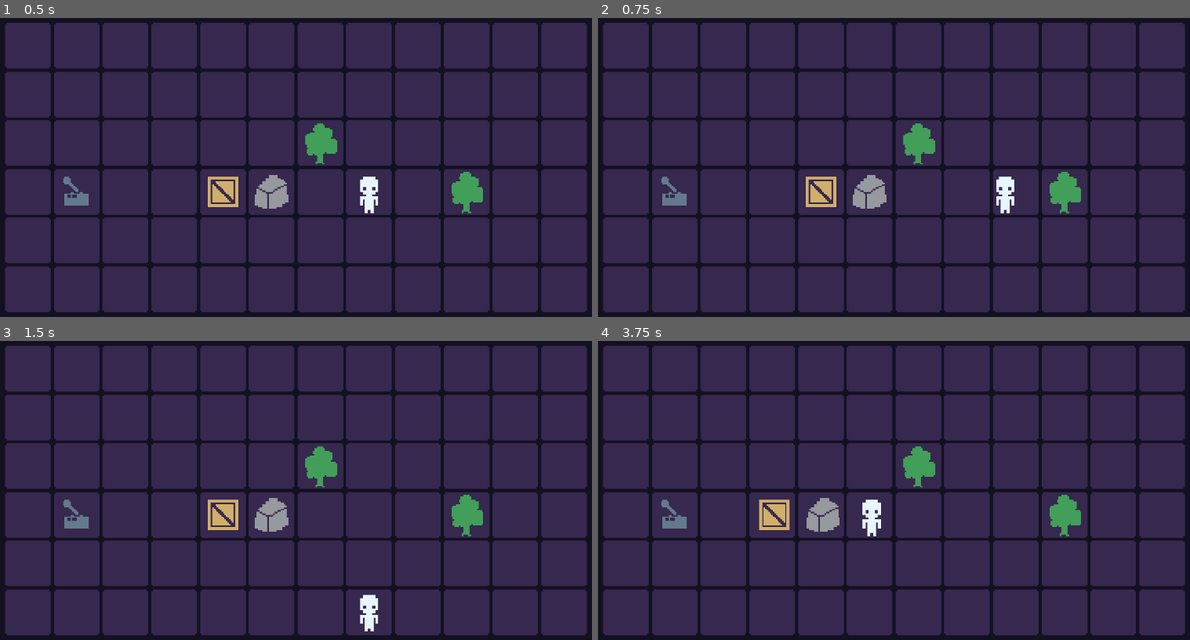
Above: before the commit, frames 1-4 (two rows, left to right).
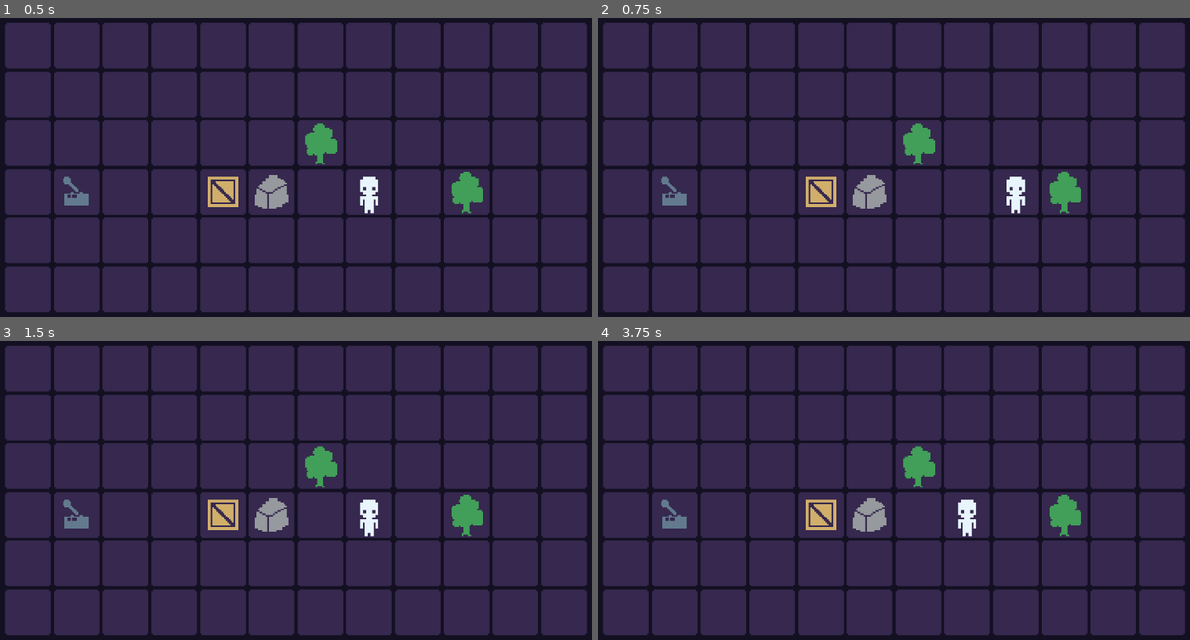
Above: after the commit, the same moments.

Repository: WhoStoleMyCoffee/ComponentsDemo
Game: Godot game, scene res://Scenes/Levels/test_level.tscn
Same seed, same stepped clock (60 frames per second), same inputs: the game is played once before the commit and once after it.
Inputs:
- Up to frame 1 (0.5 s): no input
- Up to frame 2 (0.75 s): tap Enter at 0.5, 0.6 s; hold D (right) from 0.53 s (still down)
- Up to frame 3 (1.5 s): tap R (reset) at 1.25 s; release D (right) at 1.28 s; hold S (down) from 1.28 s (still down); tap Tab at 1.35 s
- Up to frame 4 (3.75 s): tap R (reset) at 2, 2.75, 3.5 s; release S (down) at 2.03 s; hold D (right) 2.03-2.78 s; tap Enter at 2.1, 3.6 s; hold W (up) 2.78-3.53 s; tap Tab at 2.85 s; hold A (left) from 3.53 s (still down)

Frame 1 is identical in both runs. In frame 2, 0.4% of the frame differs, in the area x 67-73%, y 53-66%; in frame 3, 0.6%; in frame 4, 1.8%, in the area x 27-64%, y 52-66%.
Error after the commit: Cannot call method 'set_input_as_handled' on a null value. (res://Scenes/Levels/level.gd:11)

Commit message:
Refactor for vid

Diff:
--- a/Components/interactable_component.gd
+++ b/Components/interactable_component.gd
@@ -1,19 +1,26 @@
 class_name InteractableComponent extends Node
 
+## Emitted when this object was just interacted with
+## See func interact()
 signal just_interacted(interacted_by: GridObject)
 
+# In case we may want to disable it
 @export var is_enabled: bool = true
 
 
 func _enter_tree() -> void:
-	# Make `owner` just a shorthand for `get_parent()`
-	owner = get_parent() as GridObject
-	owner.set_meta(&"InteractableComponent", self)
+	# This component can only be a chld of GridObjects
+	assert(owner is GridObject)
+	owner.set_meta(&"InteractableComponent", self) # Register
 
 func _exit_tree() -> void:
-	owner.remove_meta(&"InteractableComponent")
+	owner.remove_meta(&"InteractableComponent") # Unregister
 
 
+# Let's just have another node handle interactions to keep things simple
+# More specialized behavior can also be implemented
+#  E.g. `BreakableComponent (extends InteractableComponent)`
+# See also func move() in player.gd
 func interact(interacted_by: GridObject):
 	if !is_enabled:
 		return
--- a/Components/pushable_component.gd
+++ b/Components/pushable_component.gd
@@ -1,50 +1,65 @@
 class_name PushableComponent extends Node
 
+# In case we may want to disable it
 @export var is_enabled: bool = true
 
 
 func _enter_tree() -> void:
-	# Make `owner` just a shorthand for `get_parent()`
-	owner = get_parent() as GridObject
-	owner.set_meta(&"PushableComponent", self)
+	# This component can only be a chld of GridObjects
+	assert(owner is GridObject, "Owner must be a GridObject")
+	owner.set_meta(&"PushableComponent", self) # Register
 
 func _exit_tree() -> void:
-	owner.remove_meta(&"PushableComponent")
+	owner.remove_meta(&"PushableComponent") # Unregister
 
 
-func can_push(dir: Vector2i) -> bool:
+## Tries to push its GridObject owner in the direction `dir`
+## Returns whether the push was successful
+## This method is *recursive* (i.e. calls try_push() inside of try_push())
+func try_push(dir: Vector2i) -> bool:
 	if !is_enabled:
 		return false
 
 	var target_cell: Vector2i = owner.grid_pos + dir
-	var level = get_tree().current_scene as Level
+	var level: Level = get_tree().current_scene
+
+	# target_cell is out of bounds!
 	if !level.cellv_exists(target_cell):
+		animate_push_fail(dir)
 		return false
 
+	# Check if there's something in the way
 	var object: GridObject = level.get_cellv(target_cell)
-	# There's something in the way
-	if object != null:
-		# Not pushable
-		if !object.has_component(&"PushableComponent"):
-			return false
+	# There's nothing in the way, we're good to move!
+	if object == null:
+		owner.grid_pos += dir
+		return true
 
-		# Can't push
-		var pc = object.get_component(&"PushableComponent") as PushableComponent
-		if !pc.push(dir):
-			return false
-	return true
+	# Not pushable
+	if !object.has_component(&"PushableComponent"):
+		animate_push_fail(dir)
+		return false
+
+	# At this point, we know there's an object in the way that is pushable
+	# Try to push that
+	var pc: PushableComponent = object.get_component(&"PushableComponent")
+	if pc.try_push(dir): # Recursion happens here!
+		# Success!
+		owner.grid_pos += dir
+		return true
+
+	animate_push_fail(dir)
+	return false
 
 
+# Animates a little nudge for when a push failed
+# For a cheat sheet of easing functions, please refer to this GOD TIER website:
+# https://easings.net/
+# by Andrey Sitnik and Ivan Solovev
+func animate_push_fail(dir: Vector2):
+	const DURATION: float = 0.1
 
-func push(dir: Vector2i) -> bool:
-	if !can_push(dir):
-		animate_push_fail(dir)
-		return false
-	owner.grid_pos += dir
-	return true
+	var t: Tween = create_tween() .set_trans(Tween.TRANS_SINE) .set_ease(Tween.EASE_OUT)
 
-
-func animate_push_fail(dir: Vector2):
-	var t = create_tween() .set_trans(Tween.TRANS_SINE) .set_ease(Tween.EASE_OUT)
-	t.tween_property(owner, ^"position", owner.position + Vector2(dir), 0.1)
-	t.tween_property(owner, ^"position", Vector2(owner.grid_pos * GridObject.GRID_SIZE), 0.1)
+	t.tween_property(owner, ^"position", owner.position + Vector2(dir), DURATION)
+	t.tween_property(owner, ^"position", owner.position, DURATION)
--- a/Objects/crate.gd
+++ b/Objects/crate.gd
@@ -2,6 +2,8 @@
 
 ## Called from InteractableComponent
 func _on_just_interacted(_interacted_by: GridObject):
+	# Break animation
+	# Although it's more of a "pop" than a "break"
 	var t: Tween = create_tween()\
 		.set_trans(Tween.TRANS_EXPO)\
 		.set_ease(Tween.EASE_OUT)
--- a/Objects/grid_object.gd
+++ b/Objects/grid_object.gd
@@ -2,27 +2,39 @@
 
 const GRID_SIZE: Vector2i = Vector2i(32, 32)
 
-
+## Grid pos in grid coordinates
+## Always synced with this nodes's position
 var grid_pos: Vector2i: set = set_grid_pos
 
 
 func _enter_tree():
 	add_to_group(&"GridObjects")
-	set_notify_transform(true)
+	set_notify_transform(true) # See func _notification()
 
 
+## This method makes sure the grid_pos is always synced to the position
+## It essentially gets called every time the transform (position, rotation, scale)
+##  changes
 func _notification(what: int):
 	if what == NOTIFICATION_TRANSFORM_CHANGED:
 		grid_pos = (position / 32.0).floor()
 
+## This setter method takes care of animating the position when the
+## grid_pos changes
 func set_grid_pos(p: Vector2i):
 	grid_pos = p
-	create_tween() .set_trans(Tween.TRANS_BACK) .set_ease(Tween.EASE_OUT)\
+	create_tween()\
+		.set_trans(Tween.TRANS_BACK)\
+		.set_ease(Tween.EASE_OUT)\
 		.tween_property(self, ^"position", Vector2(grid_pos * GRID_SIZE), 0.2)
 
+
+#region Util - These are only for quality of life / readability
 
 func get_component(component: StringName) -> Node:
 	return get_meta(component, null)
 
 func has_component(component: StringName) -> bool:
 	return has_meta(component)
+
+#endregion
--- a/Objects/switch.gd
+++ b/Objects/switch.gd
@@ -1,21 +1,22 @@
 extends GridObject
 
-@export var is_activated: bool = false
+@export var is_activated: bool = false:
+	# This setter method makes sure the sprite frame is always synced with `is_activated`
+	set(v):
+		is_activated = v
+		sprite.frame = int(is_activated)
+
 @onready var sprite = $Sprite
-
-
-func _ready():
-	sprite.frame = int(is_activated)
 
 
 ## Called from InteractableComponent
 func _on_just_interacted(_interacted_by: GridObject):
-	is_activated = !is_activated
-	sprite.frame = int(is_activated)
+	is_activated = !is_activated # This also updates the sprite thanks to the setter!
 
 	sprite.scale = Vector2(2.0, 0.5)
 	sprite.rotation_degrees = 7.0
 
+	# Animate scale and rotation back to normal
 	var t: Tween = create_tween()\
 		.set_trans(Tween.TRANS_EXPO)\
 		.set_ease(Tween.EASE_OUT)\
--- a/Player/player.gd
+++ b/Player/player.gd
@@ -1,5 +1,9 @@
 class_name Player extends GridObject
 
+# Due to some coincidences of similar movement mechanics, the player...
+# is technically pushable (i.e. has a PushableComponent)...
+# According to this implementation, the player is technically pushing themselves to move...
+# Please don't copy this in your own projects, this was a mere coincidence lol
 
 var level: Level
 
@@ -10,38 +14,42 @@
 	level = get_tree().current_scene as Level
 
 
-func _unhandled_key_input(event: InputEvent) -> void:
-	if !(event is InputEventKey):
+func _unhandled_key_input(event: InputEvent):
+	# We only want to register input events when they're pressed
+	# Try seeing what happens if we comment this `guard clause` out!
+	if !event.is_pressed():
 		return
 
+	# Move
 	var movement_dir: Vector2i = Vector2i.ZERO
-	if Input.is_action_pressed(&"up"):
+	if event.is_action(&"up", true):
 		movement_dir = Vector2i.UP
-	elif Input.is_action_pressed(&"down"):
+	elif event.is_action(&"down", true):
 		movement_dir = Vector2i.DOWN
-	elif Input.is_action_pressed(&"left"):
+	elif event.is_action(&"left", true):
 		movement_dir = Vector2i.LEFT
-	elif Input.is_action_pressed(&"right"):
+	elif event.is_action(&"right", true):
 		movement_dir = Vector2i.RIGHT
 
 	if movement_dir != Vector2i.ZERO:
 		move(movement_dir)
+		# Tell the scene we handled this input
+		get_viewport().set_input_as_handled()
 
 
+## Tries to move in the direction `dir`
 func move(dir: Vector2i) -> void:
 	var target_cell: Vector2i = grid_pos + dir
 
-	# Try to move & push whatever is in front
-	if pushable_component.can_push(dir):
-		grid_pos = target_cell
+	if pushable_component.try_push(dir):
 		return
 
-	pushable_component.animate_push_fail(dir)
-
-	# Hit stuff
+	# Push failed; try to interact with stuff
 	var object: GridObject = level.get_cellv(target_cell)
+	# `Level::get_cellv()` can return null, let's handle that just in case
 	if object == null:
 		return
+	# Object is not interactable; return
 	if !object.has_component(&"InteractableComponent"):
 		return
 
--- a/Scenes/Levels/level.gd
+++ b/Scenes/Levels/level.gd
@@ -5,10 +5,13 @@
 
 
 func _unhandled_key_input(event: InputEvent) -> void:
-	if Input.is_action_just_released("reset"):
+	if event.is_action_released(&"reset"):
 		get_tree().reload_current_scene()
+		# Tell the scene we handled this input
+		get_viewport().set_input_as_handled()
 
 
+## Returns the GridObject that the grid pos `pos`
 ## Warning: may return null
 func get_cellv(pos: Vector2i) -> GridObject:
 	for node in get_tree().get_nodes_in_group(&"GridObjects"):
@@ -16,6 +19,7 @@
 			return node
 	return null
 
+## Returns whether the grid pos `pos` is occupied by some GridObject
 func is_cellv_occupied(pos: Vector2i) -> bool:
 	for node in get_tree().get_nodes_in_group(&"GridObjects"):
 		if node.grid_pos == pos:
--- a/Scenes/Levels/test_level.tscn
+++ b/Scenes/Levels/test_level.tscn
@@ -8,13 +8,21 @@
 [ext_resource type="PackedScene" uid="uid://dh2ekt12oel2n" path="res://Objects/crate.tscn" id="6_hmoxr"]
 
 [node name="TestLevel" instance=ExtResource("1_u3o2e")]
+editor_description = "I originally thought I'd add more levels, but stopped after this one..."
 
 [node name="BG" parent="BGLayer" index="0"]
 mouse_filter = 2
 
 [node name="TileMap" parent="." index="1"]
+editor_description = "The tiles of this tileset are all white, and the TimeMap is modulated to the right color.
+This is again because I was originally planning on having many levels with different color schemes."
 modulate = Color(0.211765, 0.156863, 0.305882, 1)
 layer_0/tile_data = PackedInt32Array(0, 1, 0, 1, 1, 0, 2, 1, 0, 65538, 1, 0, 65536, 1, 0, 65537, 1, 0, 3, 1, 0, 65539,  …(877 unchanged characters)…
+
+[node name="Objects" parent="." index="2"]
+editor_description = "When I started out, I would always make these \"scene objects container\" nodes a Node2D.
+That is a slight mistake, as Node2Ds can be moved around. This has many times led to bugs related to mysterious misalignments or offsets.
+Using a Node instead of a Node2D prevents that, as regular Nodes don't have a `position` property"
 
 [node name="Player" parent="Objects" index="0" instance=ExtResource("2_53px2")]
 position = Vector2(32, 0)
--- a/project.godot
+++ b/project.godot
@@ -10,7 +10,8 @@
 
 [application]
 
-config/name="GridPuzzleDemo"
+config/name="ComponentsDemo"
+config/description="made by Tienne_k :)"
 run/main_scene="res://Scenes/Levels/test_level.tscn"
 config/features=PackedStringArray("4.2", "GL Compatibility")
 config/icon="res://icon.svg"
Not shown, changed: .gitignore
Not shown, added: README.md
Not shown, removed: todo.md
